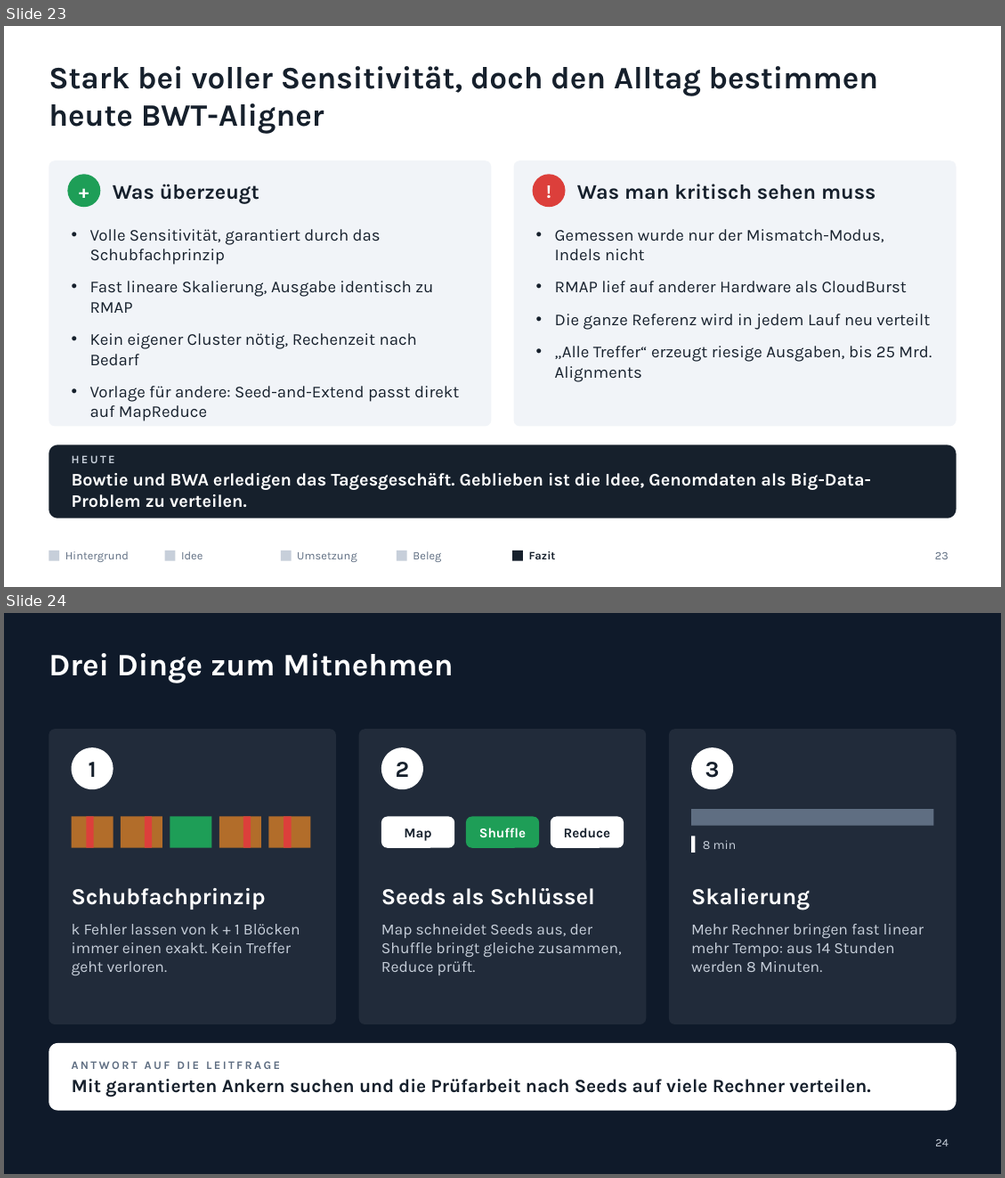
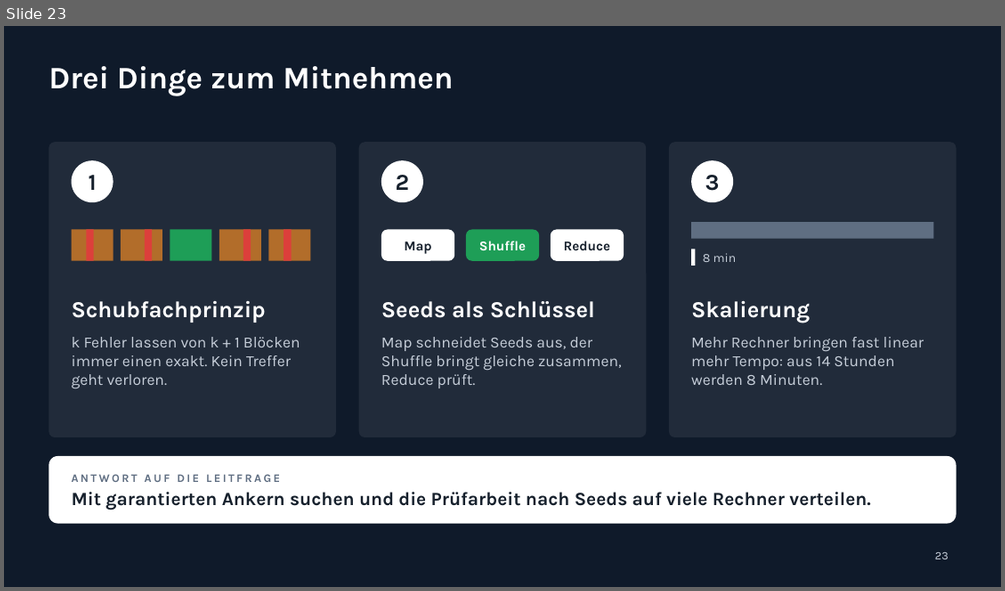
Before and after one commit to mawehl/BigData, a slide deck: CloudBurst_Vortrag.pptx. Shown one above the other, each under a label of ours: slides 23 and 24 before the commit, slide 23 after it. The pictures are 1005x1178 and 1005x591 pixels, drawn with LibreOffice and Linux fonts; fonts in the diff are those of the drawing. Boxes give left, top, right and bottom in pixels: in the first picture for what was removed or moved away, otherwise in the second. Text is boxed around its words. In the diff, an @@ line names an element or a change of style, - is before the commit and + after.

```diff
--- a/CloudBurst_Vortrag.pptx
+++ b/CloudBurst_Vortrag.pptx
@@ slide 23 removed at <box>4,26,1001,587</box>, background #FFFFFF @@
@@ title removed at <box>48,66,878,134</box> @@
-Stark bei voller Sensitivität, doch den Alltag bestimmen heute BWT-Aligner
@@ rounded rectangle removed at <box>48,160,492,426</box> @@
@@ ellipse removed at <box>67,174,100,207</box> @@
-+
@@ text removed at <box>113,184,259,203</box> @@
-Was überzeugt
@@ rounded rectangle removed at <box>514,160,956,426</box> @@
@@ ellipse removed at <box>533,174,566,207</box> @@
-!
@@ text removed at <box>577,184,875,200</box> @@
-Was man kritisch sehen muss
@@ text removed at <box>90,229,459,421</box> @@
-• Volle Sensitivität, garantiert durch das Schubfachprinzip
-• Fast lineare Skalierung, Ausgabe identisch zu RMAP
-• Kein eigener Cluster nötig, Rechenzeit nach Bedarf
-• Vorlage für andere: Seed-and-Extend passt direkt auf MapReduce
@@ text removed at <box>555,229,931,382</box> @@
-• Gemessen wurde nur der Mismatch-Modus, Indels nicht
-• RMAP lief auf anderer Hardware als CloudBurst
-• Die ganze Referenz wird in jedem Lauf neu verteilt
-• „Alle Treffer“ erzeugt riesige Ausgaben, bis 25 Mrd. Alignments
@@ rounded rectangle removed at <box>48,445,956,518</box> @@
@@ text removed at <box>72,455,871,507</box> @@
-HEUTE
-Bowtie und BWA erledigen das Tagesgeschäft. Geblieben ist die Idee, Genomdaten als Big-Data-Problem zu verteilen.
@@ rectangle removed at <box>48,550,59,561</box> @@
@@ text removed at <box>65,551,129,562</box> @@
-Hintergrund
@@ rectangle removed at <box>165,550,175,561</box> @@
@@ text removed at <box>181,551,202,559</box> @@
-Idee
@@ rectangle removed at <box>281,550,291,561</box> @@
@@ text removed at <box>297,552,356,562</box> @@
-Umsetzung
@@ rectangle removed at <box>396,550,407,561</box> @@
@@ text removed at <box>413,551,441,562</box> @@
-Beleg
@@ rectangle removed at <box>512,550,523,561</box> @@
@@ text removed at <box>529,551,556,559</box> @@
-Fazit
@@ page number removed at <box>935,552,948,559</box> @@
-23
@@ what was slide 24 is now slide 23 @@
@@ page number at <box>935,552,948,559</box>: text changed @@
-24
+23
```
Also in this commit, not shown: 1 slide changed, 1 slide added, 1 other file.
